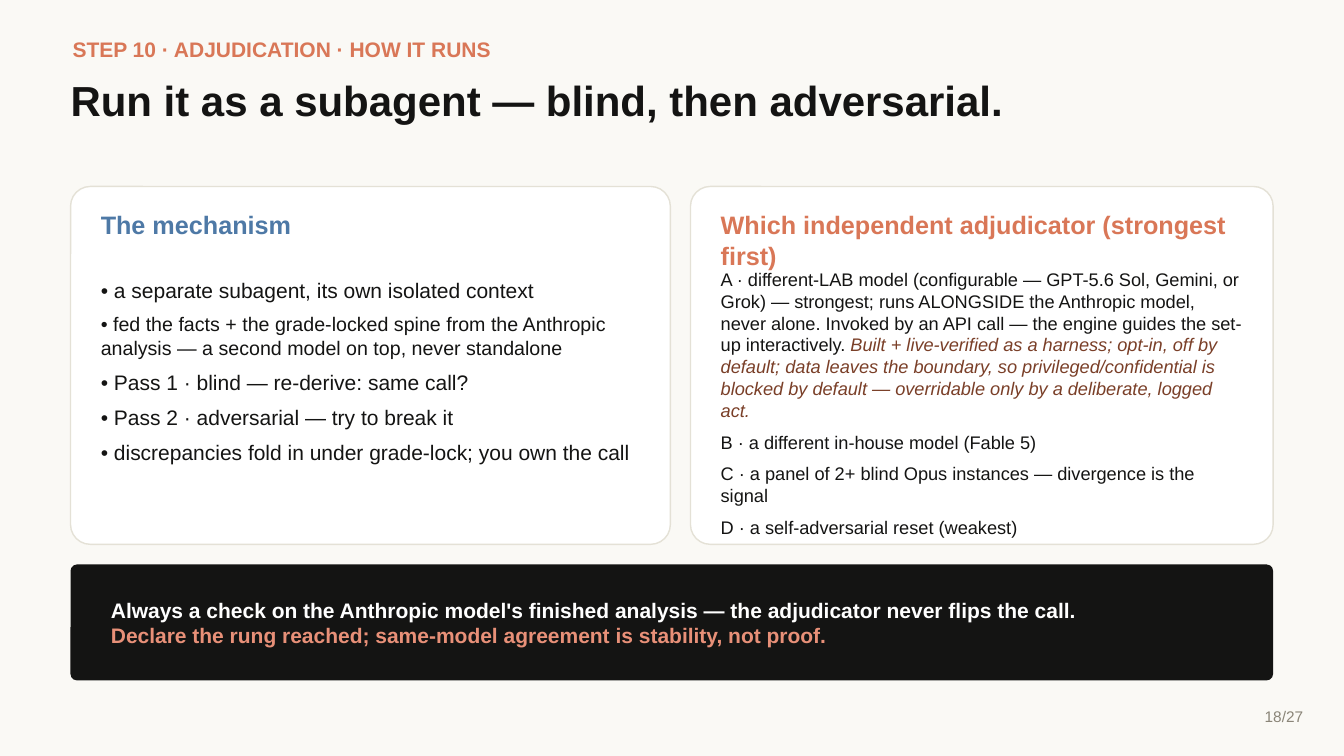
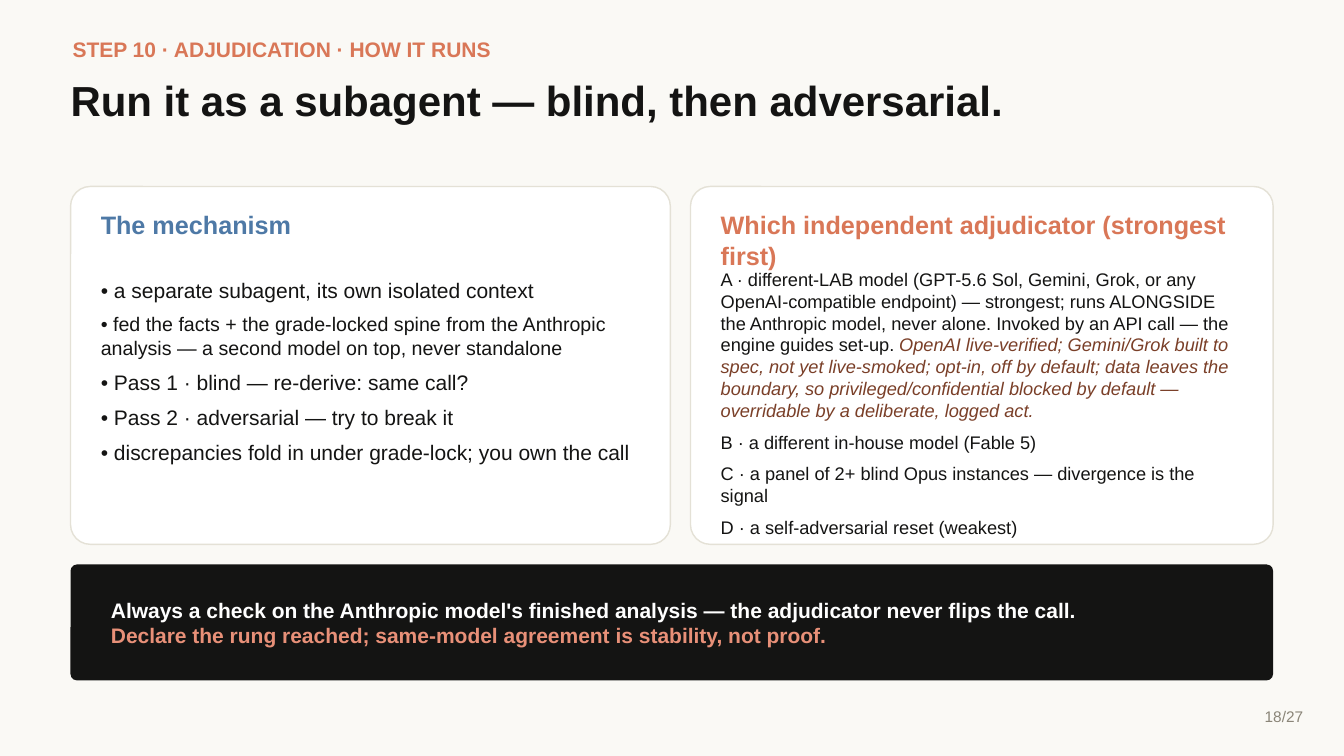
Before and after one commit to ComplexAR/Insight-Engine, a slide deck: slide 18 of Presentation/Insight-Engine-Explainer.pptx. Drawn at 1344x756 pixels with LibreOffice and Linux fonts; fonts in the diff are those of the drawing. Boxes give left, top, right and bottom in pixels: in the first picture for what was removed or moved away, otherwise in the second. Text is boxed around its words. In the diff, an @@ line names an element or a change of style, - is before the commit and + after.

```diff
--- a/Presentation/Insight-Engine-Explainer.pptx
+++ b/Presentation/Insight-Engine-Explainer.pptx
@@ text at [721, 272, 1228, 421]: text changed; text colour #141413 to #7A3F28; italic on @@
-A · different-LAB model (configurable — GPT-5.6 Sol, Gemini, or Grok) — strongest; runs ALONGSIDE the Anthropic model, never alone. Invoked by an API call — the engine guides the set-up interactively. Built + live-verified as a harness; opt-in, off by default; data leaves the boundary, so privileged/confidential is blocked by default — overridable only by a deliberate, logged act.
+A · different-LAB model (GPT-5.6 Sol, Gemini, Grok, or any OpenAI-compatible endpoint) — strongest; runs ALONGSIDE the Anthropic model, never alone. Invoked by an API call — the engine guides set-up. OpenAI live-verified; Gemini/Grok built to spec, not yet live-smoked; opt-in, off by default; data leaves the boundary, so privileged/confidential blocked by default — overridable by a deliberate, logged act.
```
Also in this commit, not shown: 1 other slide changed, 4 other files.
